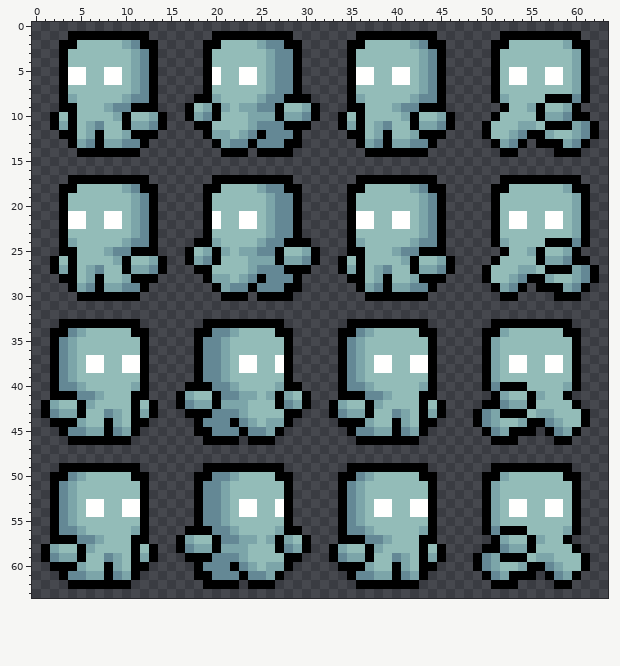
Two versions of one pixel-art sprite, proiect/images/gameAssets/character.png. Above: the version before the commit.
The file is 64x64 pixels.
After the commit:
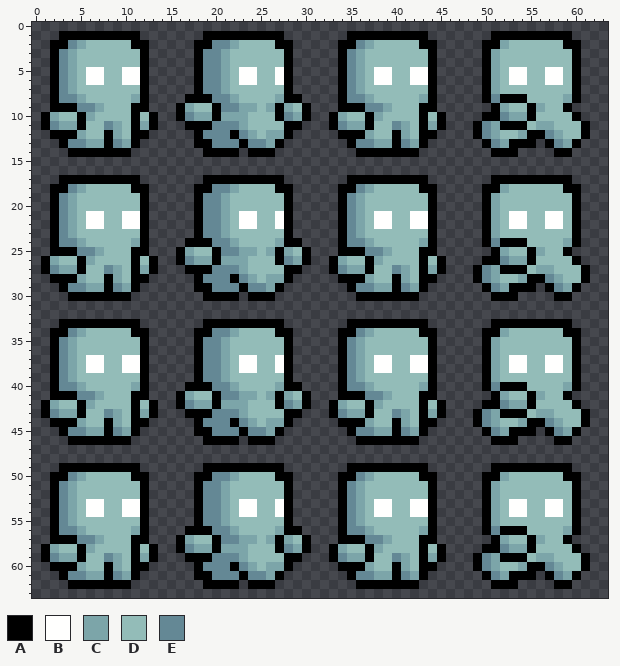
Palette (. is transparent): A #000000  B #fffffe  C #7ca5a9  D #93bcb8  E #648895
Difference:
@@ x 0..63 @@
  0 ................................................................
- 1 ....AAAAAAAAA.......AAAAAAAAA.......AAAAAAAAA.......AAAAAAAAA...
- 2 ...AADDDDDCEAA.....AADDDDCEEAA.....AADDDDDCEAA.....AADDDDDDCAA..
- 3 ...ADDDDDDDCEA.....ADDDDDDCEEA.....ADDDDDDDCEA.....ADDDDDDDDCA..
- 4 ...ADDDDDDDCEA.....ADDDDDDCEEA.....ADDDDDDDCEA.....ADDDDDDDDCA..
- 5 ...ABBDDBBDCEA.....ABDDBBDCEEA.....ABBDDBBDCEA.....ADBBDDBBDCA..
- 6 ...ABBDDBBDCEA.....ABDDBBDCEEA.....ABBDDBBDCEA.....ADBBDDBBDCA..
- 7 ...ADDDDDDDCEA.....ADDDDDDCEEA.....ADDDDDDDCEA.....ADDDDDDDDCA..
- 8 ...ACDDDDDCEEA....AACDDDDCEEAAA....ACDDDDDCEEA.....ACDDDDAAAEA..
- 9 ...AADDDCEEAAA...ADCACDCCEEADDCA...AADDDCEEAAA......ADDCADDCA...
-10 ..ADADDDDCADDCA..ACEADDDCCCACCEA..ADADDDDCADDCA....ADDDDACCEAA..
-11 ..ACADCEDDACCEA...AADDDDCEEEAAA...ACADCEDDACCEA...ADDDCCDAAACEA.
-12 ...AADCADDCAAA.....ACCDCEAEEEA.....AADCADDCAAA....ADDCEAACDDCEA.
-13 ....ACEACCEEA.......ACEEAEEEAA......ACEACCEEA......ACEA.AAACEA..
-14 .....AAAAAAA.........AAA.AAAA........AAAAAAA........AA....AAA...
+ 1 ...AAAAAAAAA.......AAAAAAAAA.......AAAAAAAAA.......AAAAAAAAA....
+ 2 ..AAECDDDDDAA.....AAEECDDDDAA.....AAECDDDDDAA.....AACDDDDDDAA...
+ 3 ..AECDDDDDDDA.....AEECDDDDDDA.....AECDDDDDDDA.....ACDDDDDDDDA...
+ 4 ..AECDDDDDDDA.....AEECDDDDDDA.....AECDDDDDDDA.....ACDDDDDDDDA...
+ 5 ..AECDBBDDBBA.....AEECDBBDDBA.....AECDBBDDBBA.....ACDBBDDBBDA...
+ 6 ..AECDBBDDBBA.....AEECDBBDDBA.....AECDBBDDBBA.....ACDBBDDBBDA...
+ 7 ..AECDDDDDDDA.....AEECDDDDDDA.....AECDDDDDDDA.....ACDDDDDDDDA...
+ 8 ..AEECDDDDDCA....AAAEECDDDDCAA....AEECDDDDDCA.....AEAAADDDDCA...
+ 9 ..AAAEECDDDAA...ACDDAEECCDCACDA...AAAEECDDDAA......ACDDACDDA....
+10 .ACDDACDDDDADA..AECCACCCDDDAECA..ACDDACDDDDADA....AAECCADDDDA...
+11 .AECCADDECDACA...AAAEEECDDDDAA...AECCADDECDACA...AECAAADCCDDDA..
+12 ..AAACDDACDAA.....AEEEAECDCCA.....AAACDDACDAA....AECDDCAAECDDA..
+13 ...AEECCAECA......AAEEEAEECA.......AEECCAECA......AECAAA.AECA...
+14 ....AAAAAAA........AAAA.AAA.........AAAAAAA........AAA....AA....
 15 ................................................................
 16 ................................................................
-17 ....AAAAAAAAA.......AAAAAAAAA.......AAAAAAAAA.......AAAAAAAAA...
-18 ...AADDDDDCEAA.....AADDDDCEEAA.....AADDDDDCEAA.....AADDDDDDCAA..
-19 ...ADDDDDDDCEA.....ADDDDDDCEEA.....ADDDDDDDCEA.....ADDDDDDDDCA..
-20 ...ADDDDDDDCEA.....ADDDDDDCEEA.....ADDDDDDDCEA.....ADDDDDDDDCA..
-21 ...ABBDDBBDCEA.....ABDDBBDCEEA.....ABBDDBBDCEA.....ADBBDDBBDCA..
-22 ...ABBDDBBDCEA.....ABDDBBDCEEA.....ABBDDBBDCEA.....ADBBDDBBDCA..
-23 ...ADDDDDDDCEA.....ADDDDDDCEEA.....ADDDDDDDCEA.....ADDDDDDDDCA..
-24 ...ACDDDDDCEEA....AACDDDDCEEAAA....ACDDDDDCEEA.....ACDDDDAAAEA..
-25 ...AADDDCEEAAA...ADCACDCCEEADDCA...AADDDCEEAAA......ADDCADDCA...
-26 ..ADADDDDCADDCA..ACEADDDCCCACCEA..ADADDDDCADDCA....ADDDDACCEAA..
-27 ..ACADCEDDACCEA...AADDDDCEEEAAA...ACADCEDDACCEA...ADDDCCDAAACEA.
-28 ...AADCADDCAAA.....ACCDCEAEEEA.....AADCADDCAAA....ADDCEAACDDCEA.
-29 ....ACEACCEEA.......ACEEAEEEAA......ACEACCEEA......ACEA.AAACEA..
-30 .....AAAAAAA.........AAA.AAAA........AAAAAAA........AA....AAA...
+17 ...AAAAAAAAA.......AAAAAAAAA.......AAAAAAAAA.......AAAAAAAAA....
+18 ..AAECDDDDDAA.....AAEECDDDDAA.....AAECDDDDDAA.....AACDDDDDDAA...
+19 ..AECDDDDDDDA.....AEECDDDDDDA.....AECDDDDDDDA.....ACDDDDDDDDA...
+20 ..AECDDDDDDDA.....AEECDDDDDDA.....AECDDDDDDDA.....ACDDDDDDDDA...
+21 ..AECDBBDDBBA.....AEECDBBDDBA.....AECDBBDDBBA.....ACDBBDDBBDA...
+22 ..AECDBBDDBBA.....AEECDBBDDBA.....AECDBBDDBBA.....ACDBBDDBBDA...
+23 ..AECDDDDDDDA.....AEECDDDDDDA.....AECDDDDDDDA.....ACDDDDDDDDA...
+24 ..AEECDDDDDCA....AAAEECDDDDCAA....AEECDDDDDCA.....AEAAADDDDCA...
+25 ..AAAEECDDDAA...ACDDAEECCDCACDA...AAAEECDDDAA......ACDDACDDA....
+26 .ACDDACDDDDADA..AECCACCCDDDAECA..ACDDACDDDDADA....AAECCADDDDA...
+27 .AECCADDECDACA...AAAEEECDDDDAA...AECCADDECDACA...AECAAADCCDDDA..
+28 ..AAACDDACDAA.....AEEEAECDCCA.....AAACDDACDAA....AECDDCAAECDDA..
+29 ...AEECCAECA......AAEEEAEECA.......AEECCAECA......AECAAA.AECA...
+30 ....AAAAAAA........AAAA.AAA.........AAAAAAA........AAA....AA....
 31 ................................................................
